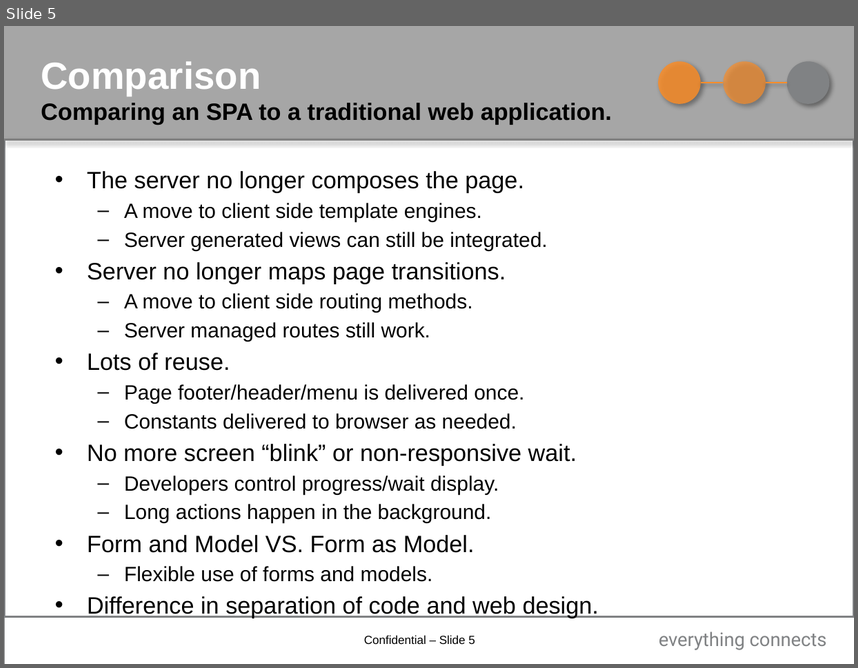
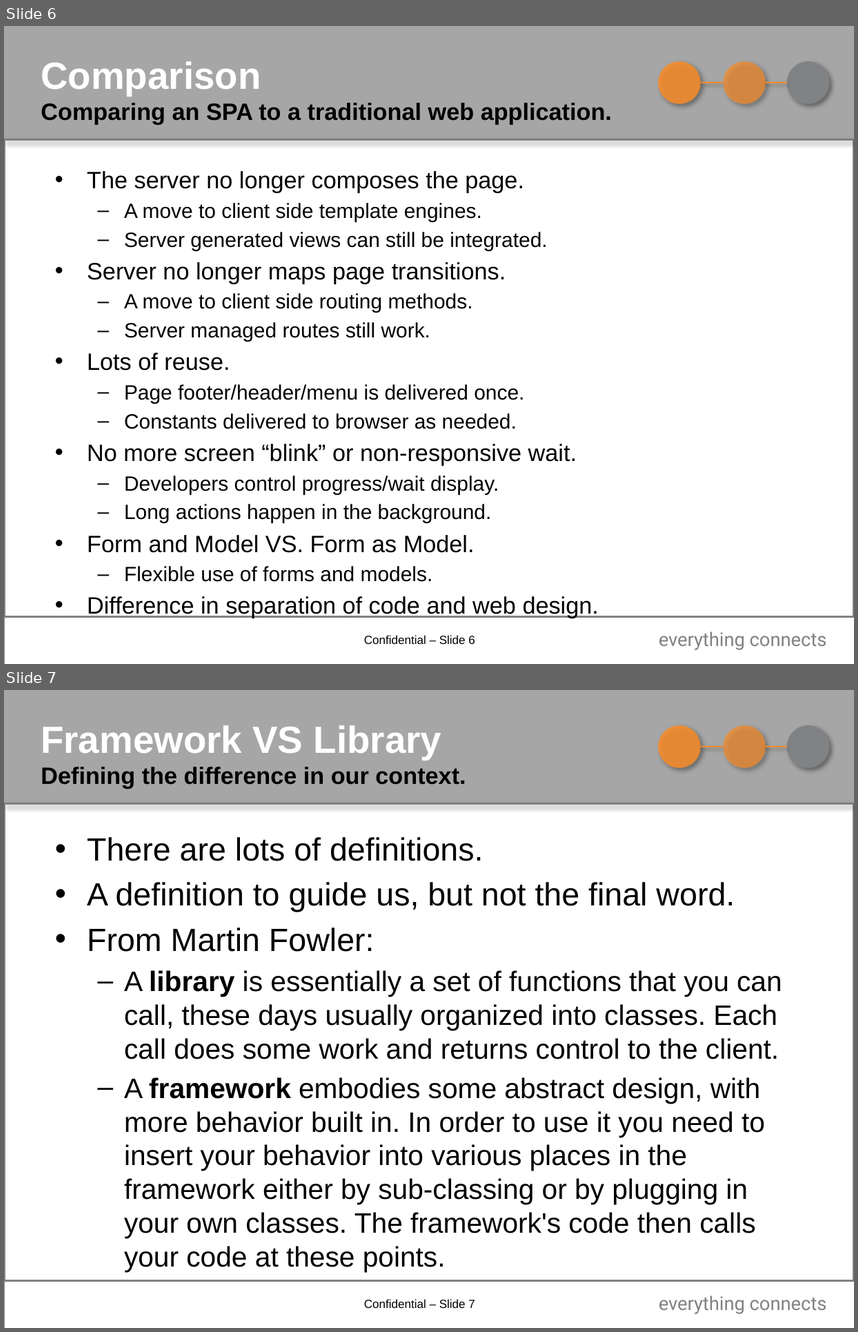
Before and after one commit to NVISIA/BBWorkshop-Ember, a slide deck: presentation/SPA_workshop.pptx. Shown one above the other, each under a label of ours: slide 5 before the commit, slides 6 and 7 after it. The pictures are 858x668 and 858x1332 pixels, drawn with LibreOffice and Linux fonts; fonts in the diff are those of the drawing; background and template pictures are left out. Boxes give left, top, right and bottom in pixels: in the first picture for what was removed or moved away, otherwise in the second. Text is boxed around its words. In the diff, an @@ line names an element or a change of style, - is before the commit and + after.

```diff
--- a/presentation/SPA_workshop.pptx
+++ b/presentation/SPA_workshop.pptx
@@ slide 7 added at (x1=4, y1=690, x2=854, y2=1328), background #A6A6A6; not listed: 11 template elements that a slide beside it also shows @@
@@ title added at (x1=41, y1=725, x2=442, y2=760), 32 pt, text #FFFFFF, bold @@
+Framework VS Library
@@ text added at (x1=41, y1=767, x2=466, y2=788), 20 pt, text #000000, bold @@
+Defining the difference in our context.
@@ text added at (x1=87, y1=837, x2=782, y2=1238), 23.8 pt, text #000000 @@
+• There are lots of definitions.
+• A definition to guide us, but not the final word.
+• From Martin Fowler:
+  – A library is essentially a set of functions that you can call, these days usually organized into classes. Each call does some work and returns control to the client.
+  – A framework embodies some abstract design, with more behavior built in. In order to use it you need to insert your behavior into various places in the framework either by sub-classing or by plugging in your own classes. The framework's code then calls your code at these points.
@@ what was slide 5 is now slide 6 @@
@@ page number at (x1=364, y1=635, x2=475, y2=644): text changed @@
-Confidential – Slide 5
+Confidential – Slide 6
```
Also in this commit, not shown: 6 slides changed, 1 other slide added, 2 other files.
